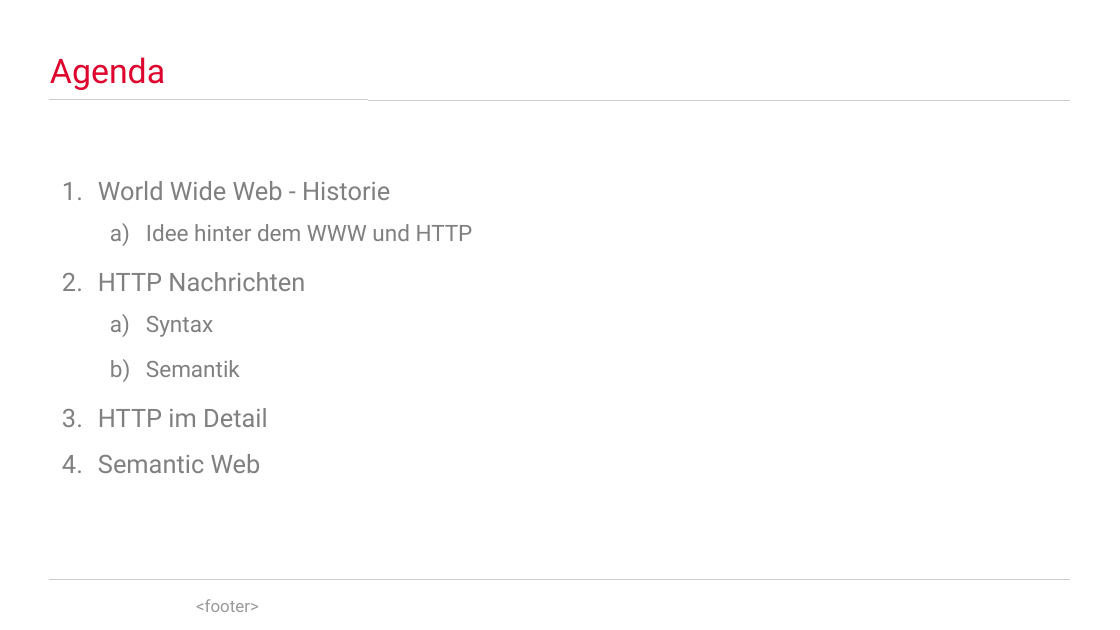
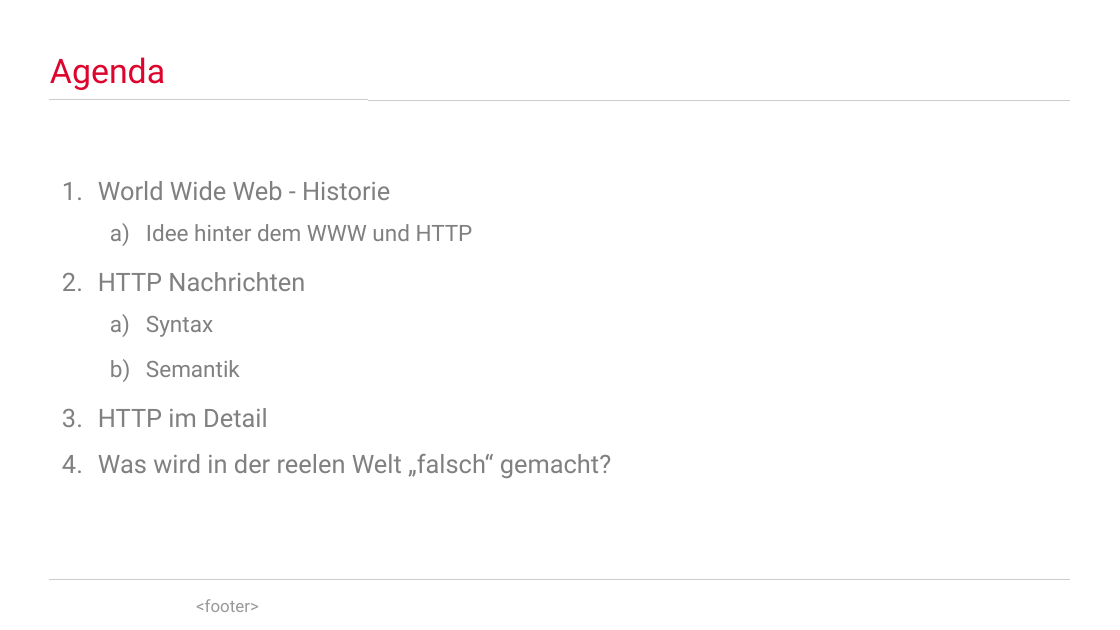
Before and after one commit to spaceone/presentations, a slide deck: slide 2 of hypertext-transfer-protocol/2017-12-05-hypertext-transfer-protocol.odp. Drawn at 1120x630 pixels with LibreOffice and Linux fonts; fonts in the diff are those of the drawing; background and template pictures are left out. Boxes give left, top, right and bottom in pixels: in the first picture for what was removed or moved away, otherwise in the second. Text is boxed around its words. In the diff, an @@ line names an element or a change of style, - is before the commit and + after.

```diff
--- a/hypertext-transfer-protocol/2017-12-05-hypertext-transfer-protocol.odp
+++ b/hypertext-transfer-protocol/2017-12-05-hypertext-transfer-protocol.odp
@@ text at bbox=[98, 454, 611, 478]: text changed @@
-4. Semantic Web
+4. Was wird in der reelen Welt „falsch“ gemacht?
```
Also in this commit, not shown: 13 other slides changed, 1 slide added, 1 slide removed.
